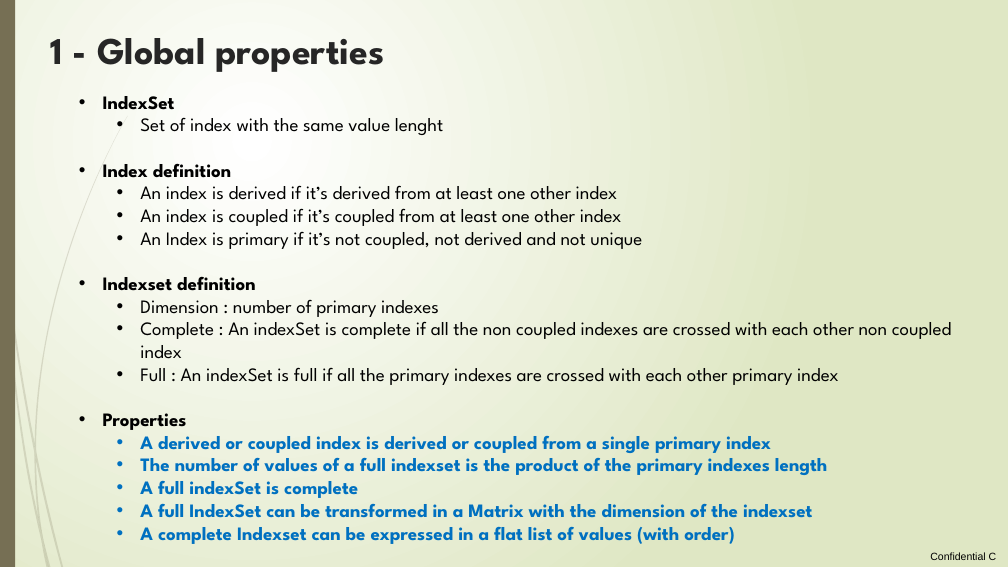
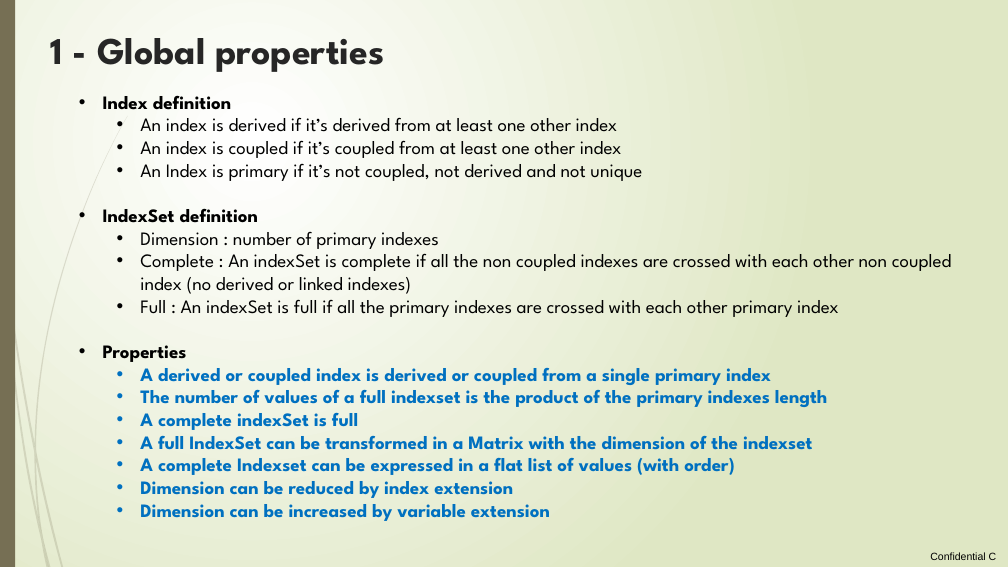
Before and after one commit to loco-philippe/Environmental-Sensing, a slide deck: slide 10 of documentation/ilist_technical.pptx (slide 7 before the commit). Drawn at 1008x567 pixels with LibreOffice and Linux fonts; fonts in the diff are those of the drawing. Boxes give left, top, right and bottom in pixels: in the first picture for what was removed or moved away, otherwise in the second. Text is boxed around its words. In the diff, an @@ line names an element or a change of style, - is before the commit and + after.

Commit message:
NamedValue and ExternValue

```diff
--- a/documentation/ilist_technical.pptx
+++ b/documentation/ilist_technical.pptx
@@ text at bbox=[103, 96, 443, 135]: paragraphs removed @@
-• IndexSet
-  • Set of index with the same value lenght
@@ text at bbox=[103, 208, 258, 223]: text changed @@
-• Indexset definition
+• IndexSet definition
@@ text at bbox=[140, 248, 952, 294]: text changed @@
-  • Complete : An indexSet is complete if all the non coupled indexes are crossed with each other non coupled index
+  • Complete : An indexSet is complete if all the non coupled indexes are crossed with each other non coupled index (no derived or linked indexes)
@@ text at bbox=[140, 412, 358, 430]: text changed @@
-  • A full indexSet is complete
+  • A complete indexSet is full
@@ text at bbox=[140, 481, 550, 521]: paragraphs added @@
+  • Dimension can be reduced by index extension
+  • Dimension can be increased by variable extension
```
Also in this commit, not shown: 4 other slides changed, 1 slide added, 12 other files.
